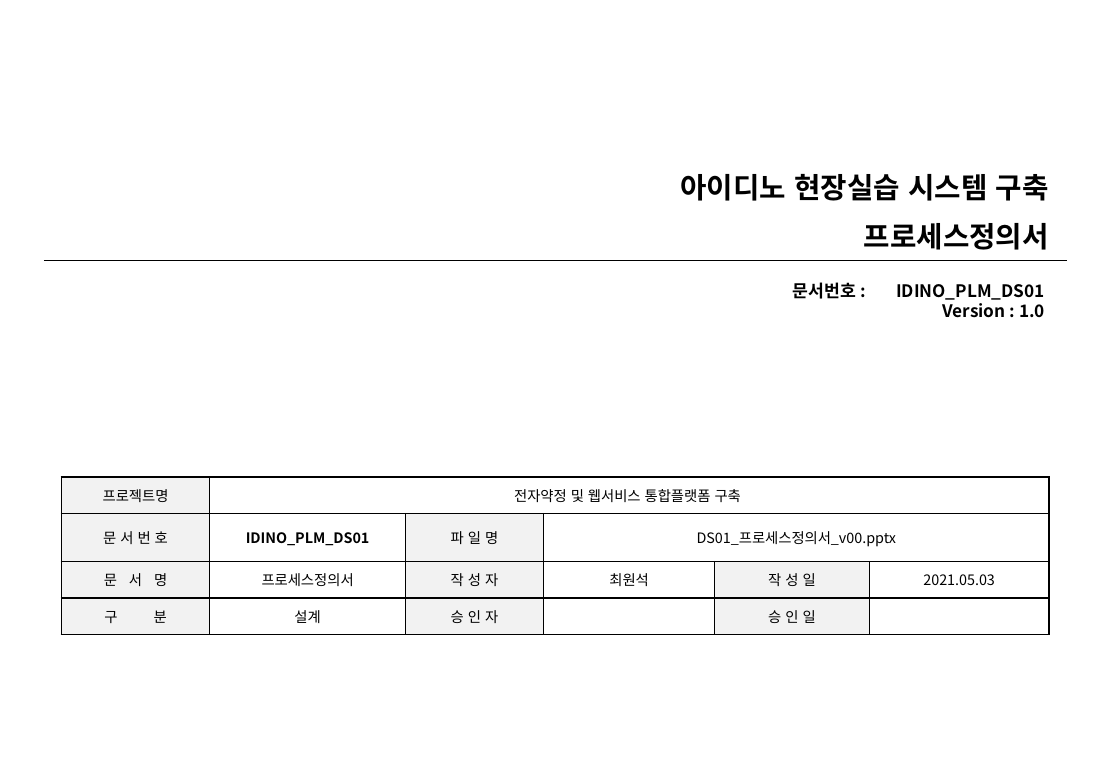
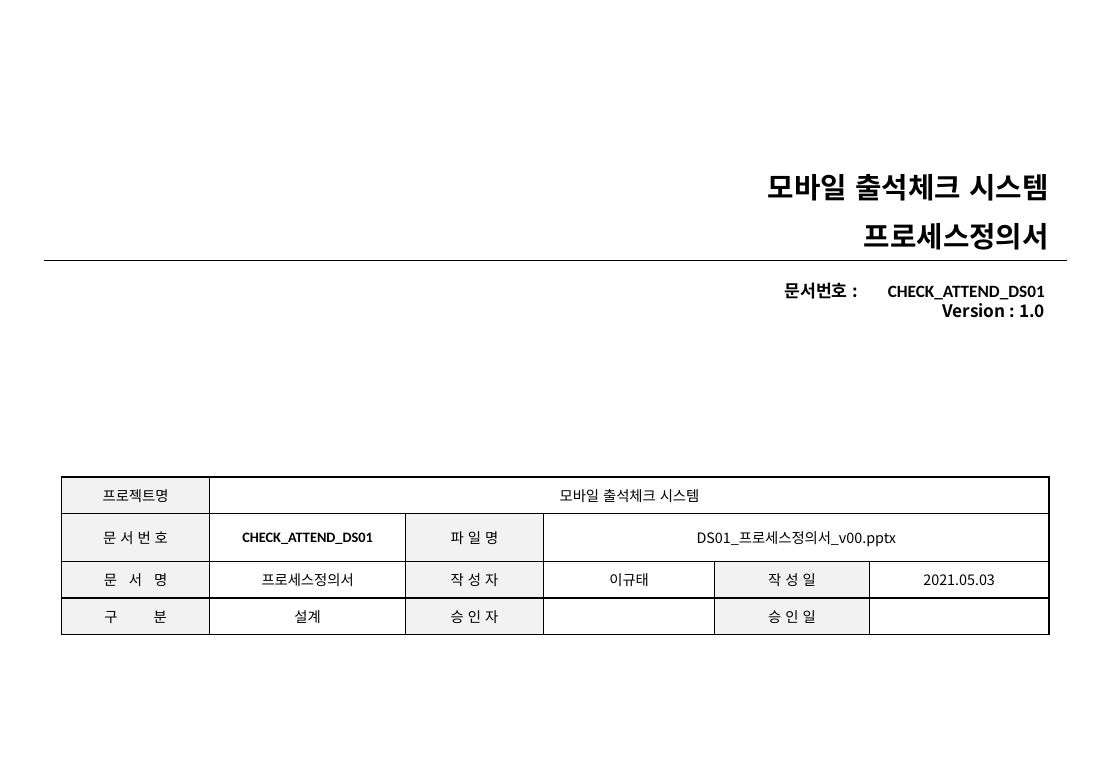
Before and after one commit to lgt9875/Idino-Project, a slide deck: slide 1 of DS01_프로세스정의서_v1.0.pptx. Drawn at 1120x775 pixels with LibreOffice and Linux fonts; fonts in the diff are those of the drawing; background and template pictures are left out. Boxes give left, top, right and bottom in pixels: in the first picture for what was removed or moved away, otherwise in the second. Text is boxed around its words. In the diff, an @@ line names an element or a change of style, - is before the commit and + after.

```diff
--- a/DS01_프로세스정의서_v1.0.pptx
+++ b/DS01_프로세스정의서_v1.0.pptx
@@ text at box(768, 174, 1048, 201): text changed @@
-아이디노 현장실습 시스템 구축
+모바일 출석체크 시스템
@@ text at box(784, 282, 1045, 300): text changed; font Noto Sans CJK KR to Calibri @@
-문서번호 : IDINO_PLM_DS01
+문서번호 : CHECK_ATTEND_DS01
@@ table at box(61, 478, 1050, 636) @@
-row 1, column 2: 전자약정 및 웹서비스 통합플랫폼 구축
+row 1, column 2: 모바일 출석체크 시스템
-row 2, column 2: IDINO_PLM_DS01
+row 2, column 2: CHECK_ATTEND_DS01
-row 3, column 4: 최원석
+row 3, column 4: 이규태
```
Also in this commit, not shown: 5 other slides changed, 1 other file.
